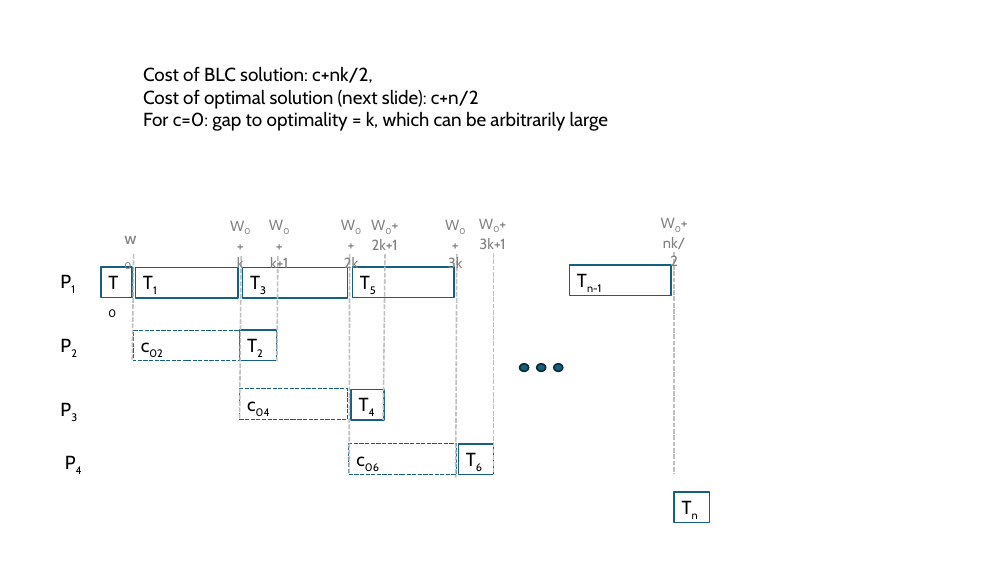
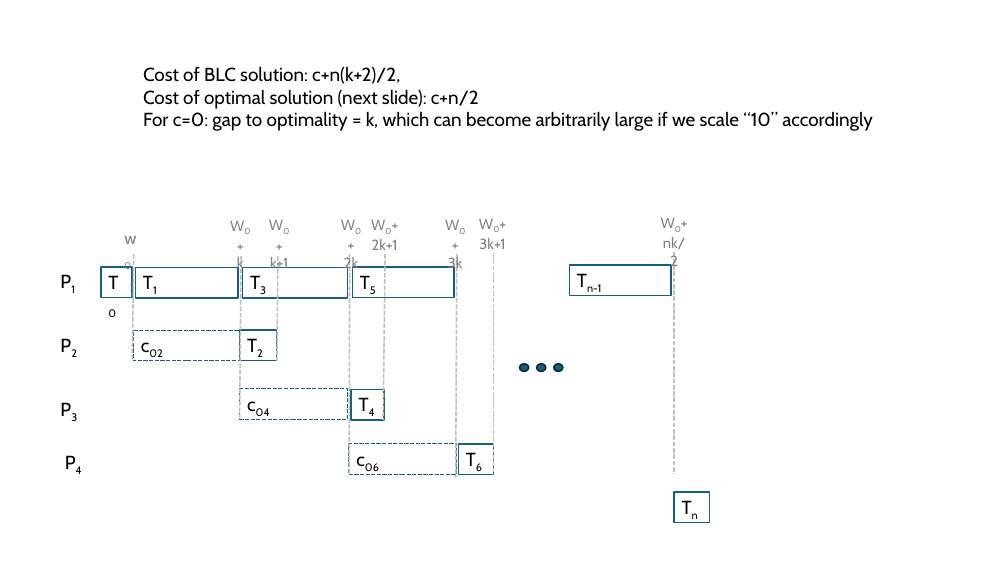
Before and after one commit to hu-macsy/SK-adaptive-scheduling-paper, a slide deck: slide 2 of images/images-fork-exmp.pptx. Drawn at 1008x567 pixels with LibreOffice and Linux fonts; fonts in the diff are those of the drawing. Boxes give left, top, right and bottom in pixels: in the first picture for what was removed or moved away, otherwise in the second. Text is boxed around its words. In the diff, an @@ line names an element or a change of style, - is before the commit and + after.

```diff
--- a/images/images-fork-exmp.pptx
+++ b/images/images-fork-exmp.pptx
@@ text at bbox=[143, 66, 400, 84]: text changed @@
-Cost of BLC solution: c+nk/2,
+Cost of BLC solution: c+n(k+2)/2,
@@ text at bbox=[143, 111, 872, 131]: text changed @@
-For c=0: gap to optimality = k, which can be arbitrarily large
+For c=0: gap to optimality = k, which can become arbitrarily large if we scale “10” accordingly
```
Also in this commit, not shown: 1 other slide changed, 1 other file.
